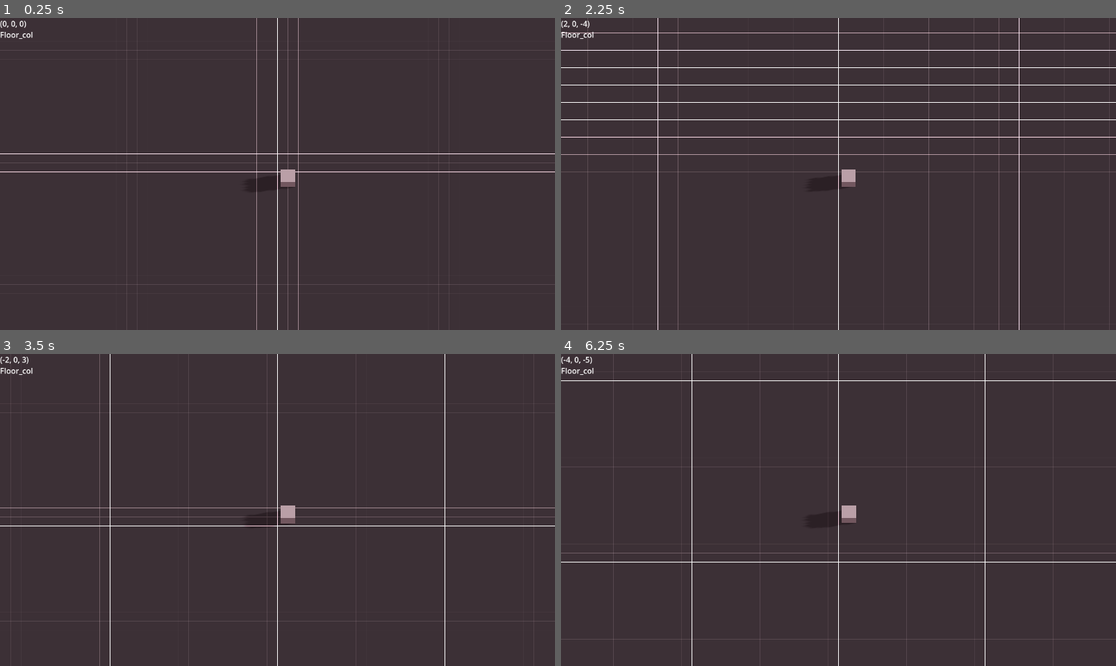
Above: before the commit, frames 1-4 (two rows, left to right).
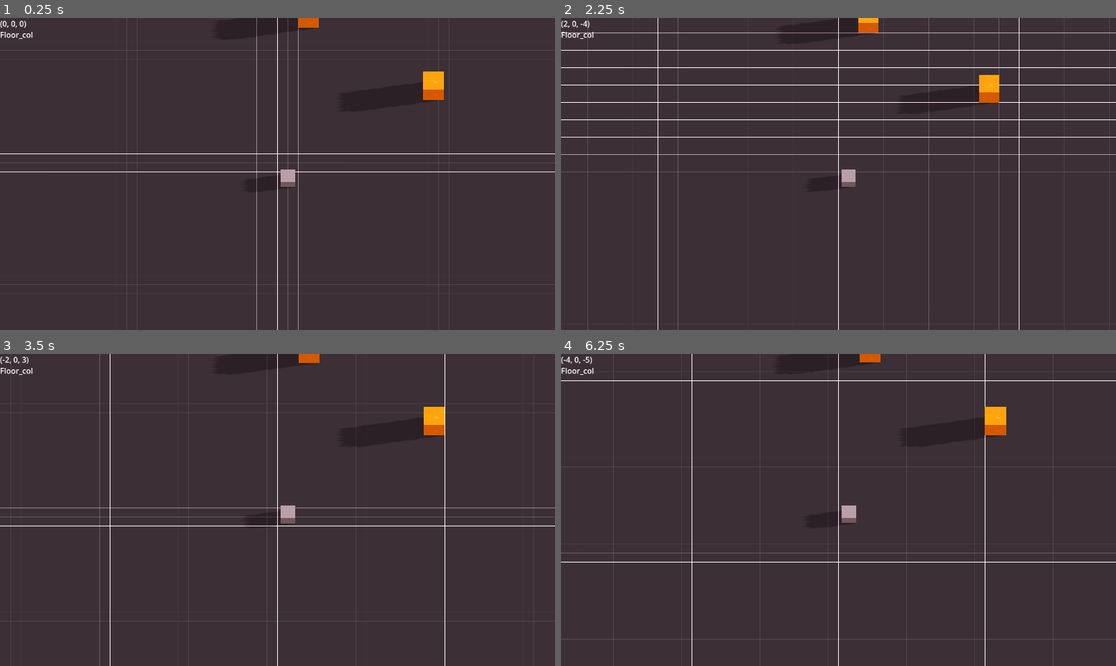
Above: after the commit, the same moments.

Repository: jorie100/Lander
Game: Godot game, scene res://scenes/DebugScene.tscn
The game is run twice, just before and just after one commit, with the same random seed, the same clock (stepped at 60 frames per second) and the same inputs.
Inputs (mouse positions are in pixels of both pictures, inside the frame that each line leads up to):
- Up to frame 1 (0.25 s): no input
- Up to frame 2 (2.25 s): tap Enter at 0.5, 2 s; move the mouse to (960, 158) at 0.52 s; press the mouse at (960, 158) at 0.53 s; tap Space at 1.25 s; move the mouse to (727, 189) at 1.27 s; release the mouse at (727, 189) at 1.28 s; click (727, 189) at 1.35 s; move the mouse to (894, 105) at 2.02 s; press the mouse at (894, 105) at 2.03 s; tap Mouse wheel down (cam_zoom_down) at 2.1 s
- Up to frame 3 (3.5 s): move the mouse to (249, 572) at 2.77 s; release the mouse at (249, 572) at 2.78 s; tap Mouse wheel up (cam_zoom_up) at 2.85 s; click (249, 572) at 3.05 s
- Up to frame 4 (6.25 s): move the mouse to (1005, 556) at 3.52 s; press the mouse at (1005, 556) at 3.53 s; tap S (camera_down) at 3.6 s; tap Space at 4.25 s; move the mouse to (672, 463) at 4.27 s; release the mouse at (672, 463) at 4.28 s; tap A (camera_left) at 4.35 s; click (672, 463) at 4.55 s; move the mouse to (866, 510) at 5.02 s; press the mouse at (866, 510) at 5.03 s; tap D (camera_right) at 5.1 s; tap Enter at 5.75 s; move the mouse to (755, 432) at 5.77 s; release the mouse at (755, 432) at 5.78 s; tap W (camera_up) at 5.85 s; click (755, 432) at 6.05 s

The runs differ from the first frame. In frame 1, 0.5% of the frame differs, in the area x 46-80%, y 0-27%; in frame 2, 0.6%, in the area x 39-79%, y 0-30%; in frame 3, 0.5%; in frame 4, 0.5%.

Commit message:
World generation with custom seed

Diff:
--- a/scripts/resources/world_data.gd
+++ b/scripts/resources/world_data.gd
@@ -21,6 +21,7 @@
 	set_noise_threshold(world_settings.noise_threshold)
 	set_generate_mountains(world_settings.generate_mountains)
 	set_generate_structures(world_settings.generate_structures)
+	set_world_seed(world_settings.world_seed)
 
 # Additional functions to handle interactions with structures
 func get_structure_at_position(position: Vector2) -> StructureData:
--- a/scripts/resources/world_settings.gd
+++ b/scripts/resources/world_settings.gd
@@ -1,21 +1,22 @@
 extends Resource
 class_name WorldSettings
 
-@export var width: int = 512: set = set_width
-@export var height: int = 512: set = set_height
-@export var floor_height: int = 0: set = set_floor_height
-@export var spawn_radius: int = 8: set = set_spawn_radius
-@export_range(0.0,100.0) var structure_spawn_rate: float = 0.15: set = set_structure_spawn_rate
+@export var width: int = 512: set = set_width ## Width of the world
+@export var height: int = 512: set = set_height ## Height of the world
+@export var floor_height: int = 0: set = set_floor_height ## Height of the floor in the world
+@export var spawn_radius: int = 8: set = set_spawn_radius ## Radius for spawning entities
+
+@export_category("GenerationSettings")
+@export var world_seed: int = 0: set = set_world_seed ## World seed to generate (0 = random)
+@export var generate_structures: bool = true: set = set_generate_structures ## Flag to determine if structures should be generated
+@export_range(0.0,100.0) var structure_spawn_rate: float = 0.15: set = set_structure_spawn_rate ## Rate at which structures spawn
+@export var generate_mountains: bool = true: set = set_generate_mountains ## Flag to determine if mountains should be generated
 
 @export_category("NoiseSettings")
-@export var world_noise: FastNoiseLite: set = set_world_noise
-@export var noise_scale: int = 85: set = set_noise_scale
-@export var noise_threshold: float = 0.2: set = set_noise_threshold
-@export var noise_spawn_radius: int = 50: set = set_noise_spawn_radius
-
-@export_category("GenerationSettings")
-@export var generate_mountains: bool = true: set = set_generate_mountains
-@export var generate_structures: bool = true: set = set_generate_structures
+@export var world_noise: FastNoiseLite: set = set_world_noise ## Noise settings for the world generation
+@export var noise_scale: int = 85: set = set_noise_scale ## Scale of the noise for world generation
+@export var noise_threshold: float = 0.2: set = set_noise_threshold ## Threshold for the noise in world generation
+@export var noise_spawn_radius: int = 50: set = set_noise_spawn_radius ## Radius for noise spawn in world generation
 
 func set_width(value: int) -> void:
 	width = value
@@ -47,21 +48,16 @@
 	noise_threshold = value
 
 func set_noise_spawn_radius(value: int):
-	noise_spawn_radius = value
-
-	# Generar matriz
-	#var world_points: Array
-	#world_points.resize(width)
-	#for x in width:
-		#var world_points_y = []
-		#world_points_y.resize(height)
-		#world_points[x] = world_points_y
-		#for y in height:
-			#world_points[x][y] = 0
-	#world.world_points = world_points
+	if value >= spawn_radius:
+		noise_spawn_radius = value
+	else:
+		noise_spawn_radius = spawn_radius
 
 func set_generate_mountains(value: bool):
 	generate_mountains = value
 
 func set_generate_structures(value: bool):
 	generate_structures = value
+
+func set_world_seed(value: int):
+	world_seed = value
--- a/scripts/world/preview_container.gd
+++ b/scripts/world/preview_container.gd
@@ -30,7 +30,7 @@
 		else:
 			child.set_surface_override_material(0, not_buildable_material)
 
-func _on_main_camera_builded(build_position, is_preview):
+func _on_main_camera_builded(build_position, _is_preview):
 	build_position = Vector3i(build_position)
 	self.global_position = build_position
 	self.global_position.y = floor_height + 0.5
--- a/scripts/world/world_generator.gd
+++ b/scripts/world/world_generator.gd
@@ -27,19 +27,31 @@
 	new_world.astar_grid = astar_grid
 
 	# Generar terreno
+	var world_seed = world_settings.world_seed
+	if world_seed == 0:
+		world_seed = randi()
+
+	var rng = RandomNumberGenerator.new()
+	rng.seed = world_seed
+
 	if mountains:
-		var noise = setup_noise(world_settings.world_noise)
+		var noise = setup_noise(world_settings.world_noise, rng)
 		var noise_grid = generate_noise_grid(width, height, noise, world_settings.noise_scale)
 		new_world = generate_mountains(noise_grid, new_world)
 	if structures:
-		var rng = RandomNumberGenerator.new()
 		new_world = generate_structures(rng, new_world)
+
+	new_world.world_seed = rng.seed
+	print("seed: ",new_world.world_seed)
 	new_world_generated.emit(new_world)
 
 # Noise
-func setup_noise(noise: FastNoiseLite):
+func setup_noise(noise: FastNoiseLite, noise_rng: RandomNumberGenerator):
 	if noise:
-		noise.seed = randi()
+		if not noise_rng:
+			noise.seed = randi()
+		else:
+			noise.seed = noise_rng.seed
 		return noise
 
 func generate_noise_grid(width, height, noise, n_scale):
--- a/scripts/world/world_settings/default.tres
+++ b/scripts/world/world_settings/default.tres
@@ -12,10 +12,11 @@
 height = 128
 floor_height = 0
 spawn_radius = 8
+world_seed = 1
+generate_structures = true
 structure_spawn_rate = 0.15
+generate_mountains = true
 world_noise = SubResource("FastNoiseLite_gldua")
 noise_scale = 85
 noise_threshold = 0.2
 noise_spawn_radius = 50
-generate_mountains = true
-generate_structures = true
